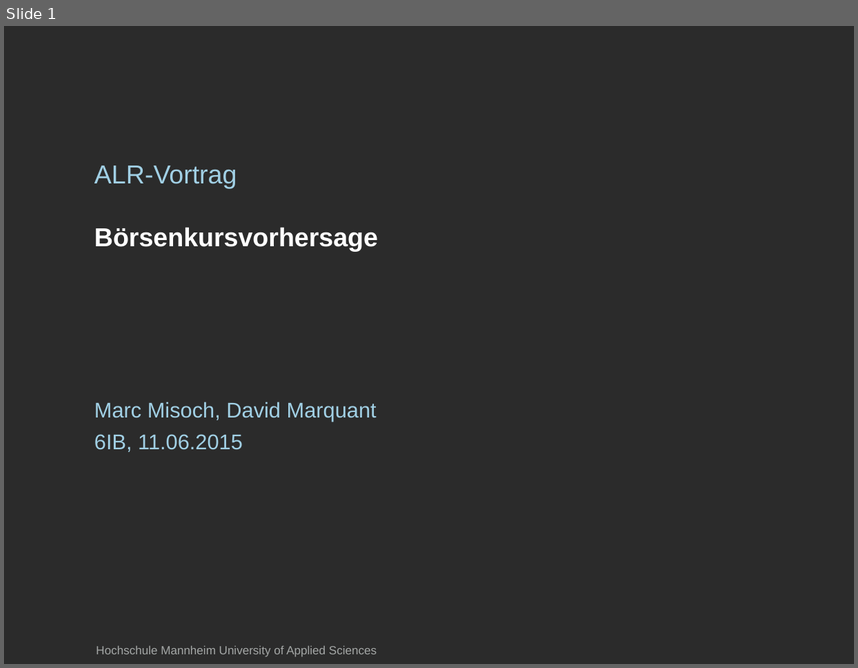
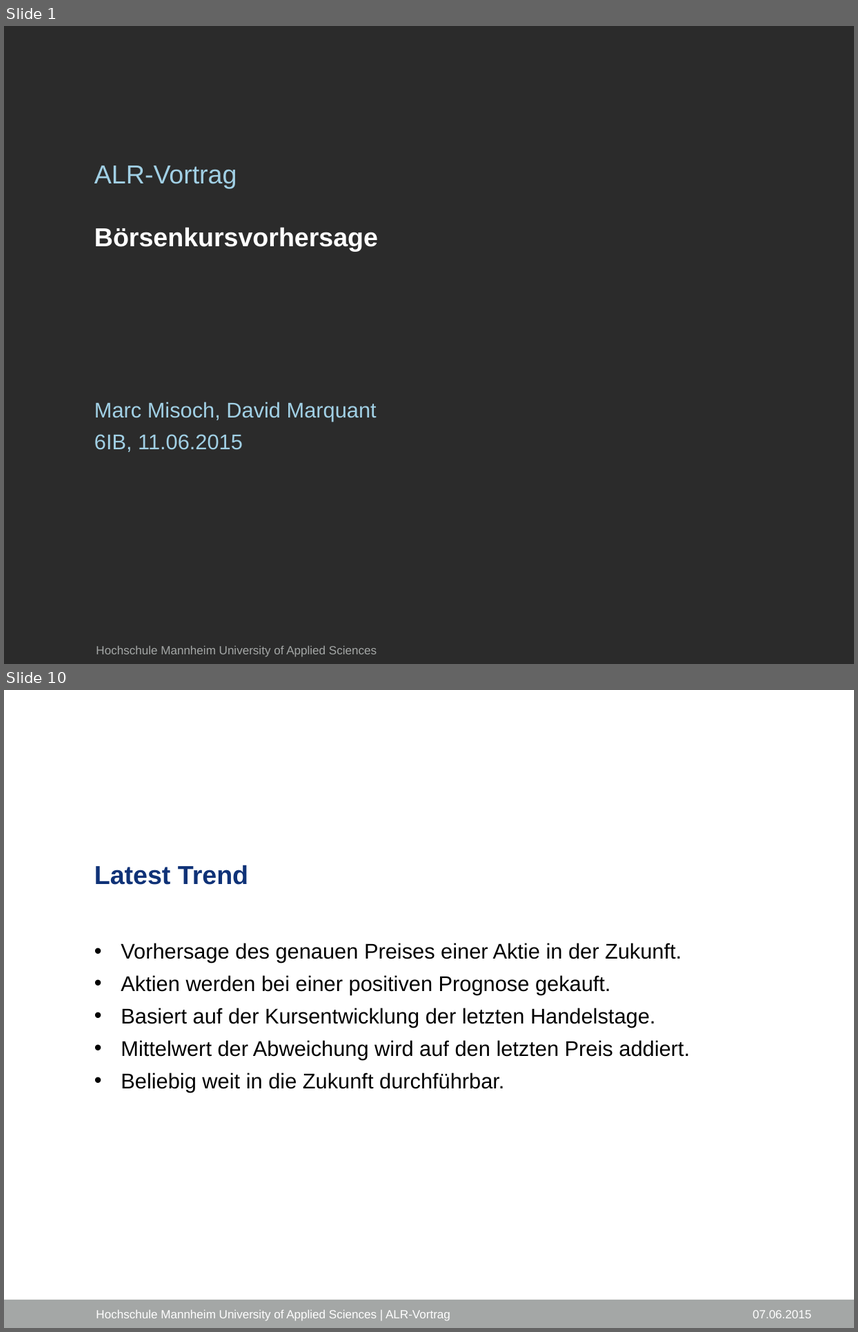
Before and after one commit to SEPSkyware6MM/StockForecast, a slide deck: ALR_Vortrag.pptx. Shown one above the other, each under a label of ours: slide 1 before the commit, slides 1 and 10 after it; the slides between them are not shown. The pictures are 858x668 and 858x1332 pixels, drawn with LibreOffice and Linux fonts; fonts in the diff are those of the drawing; background and template pictures are left out; a plain dark background stands for a picture behind light text. Boxes give left, top, right and bottom in pixels: in the first picture for what was removed or moved away, otherwise in the second. Text is boxed around its words. In the diff, an @@ line names an element or a change of style, - is before the commit and + after.

```diff
--- a/ALR_Vortrag.pptx
+++ b/ALR_Vortrag.pptx
@@ slide 10 added at <box>4,690,854,1328</box>, background #FFFFFF @@
@@ title added at <box>94,865,248,885</box>, 22 pt, text #0F3277, bold @@
+Latest Trend
@@ text added at <box>121,943,690,1092</box>, 18 pt, text #000000 @@
+• Vorhersage des genauen Preises einer Aktie in der Zukunft.
+• Aktien werden bei einer positiven Prognose gekauft.
+• Basiert auf der Kursentwicklung der letzten Handelstage.
+• Mittelwert der Abweichung wird auf den letzten Preis addiert.
+• Beliebig weit in die Zukunft durchführbar.
@@ rectangle added at <box>4,1299,854,1328</box>, fill #A4A7A6 @@
@@ text added at <box>96,1310,450,1321</box>, 10 pt, text #FFFFFF @@
+Hochschule Mannheim University of Applied Sciences | ALR-Vortrag
@@ text added at <box>753,1310,811,1318</box>, 10 pt, text #FFFFFF @@
+07.06.2015
```
Also in this commit, not shown: 6 slides changed, 7 other slides added, 1 other file.
